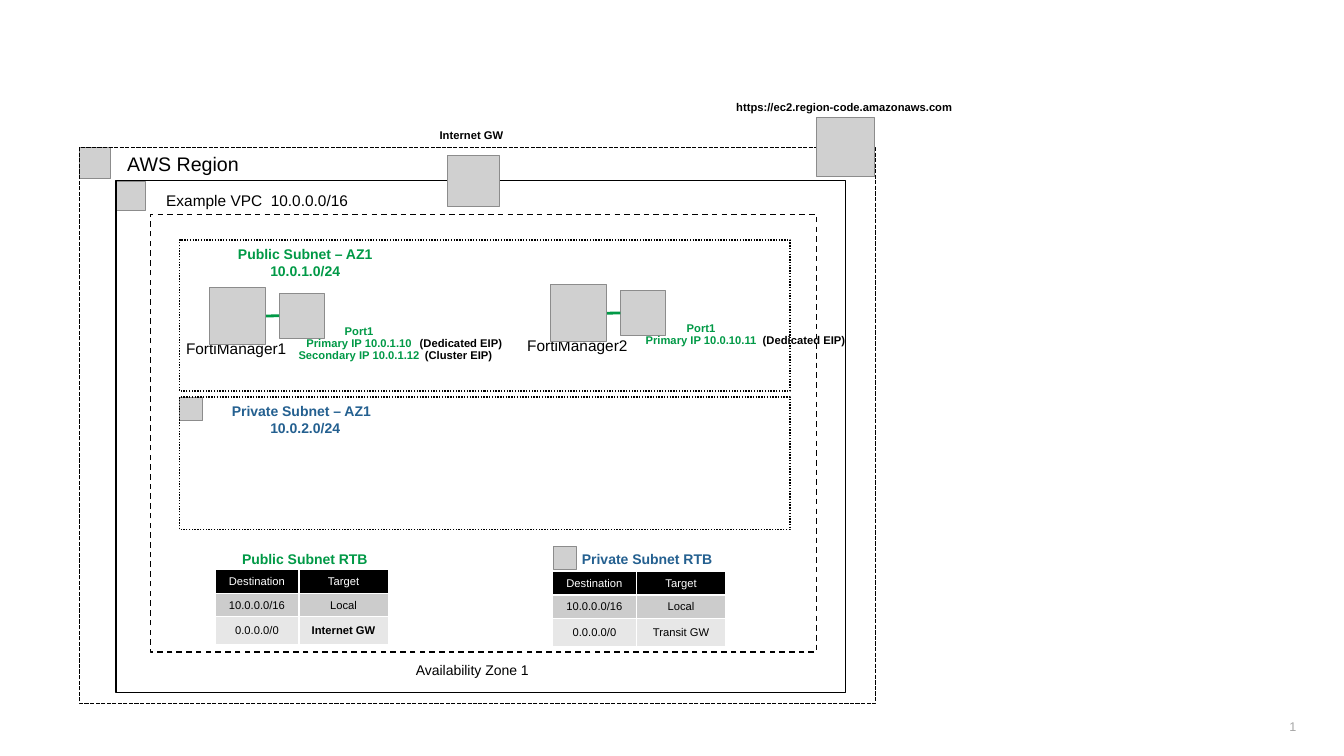
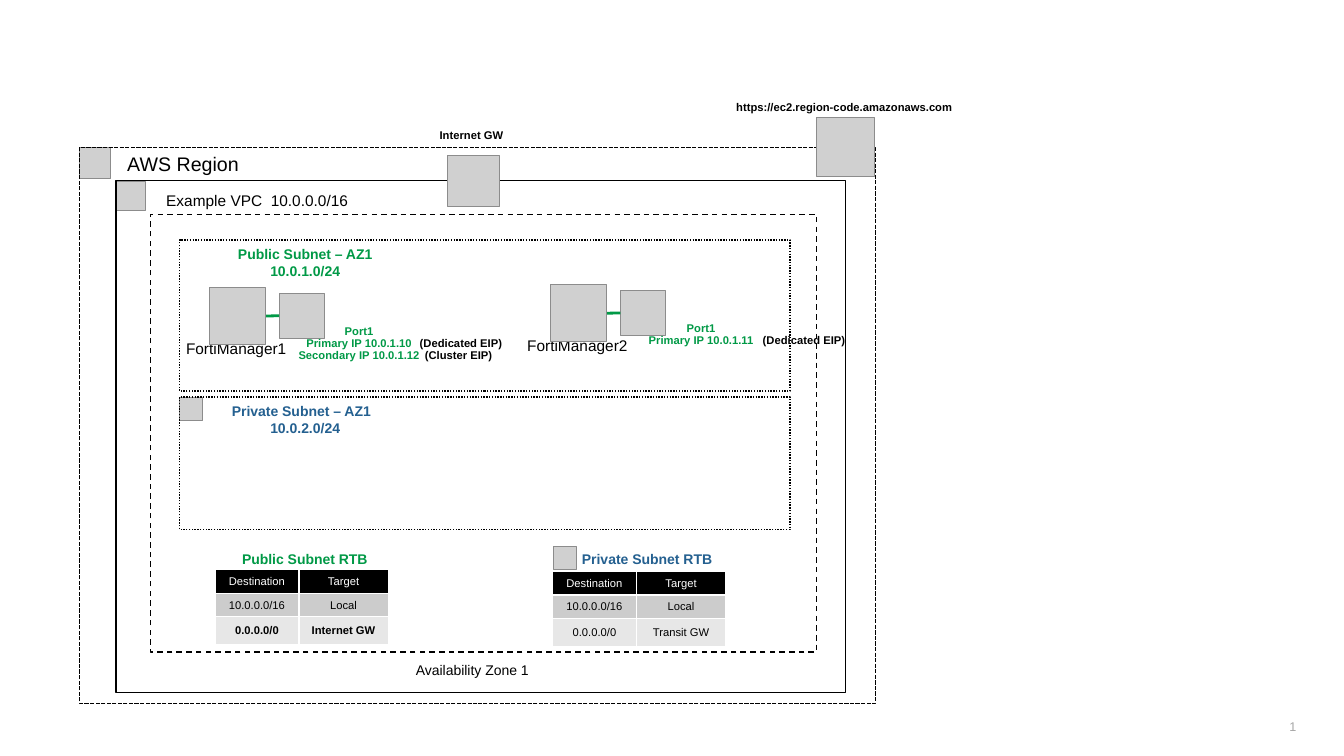
Before and after one commit to FortinetCloudCSE/fortimanager-aws-ha-singleaz-cloudformation, a slide deck: slide 1 of content/diagrams.pptx. Drawn at 1344x756 pixels with LibreOffice and Linux fonts; fonts in the diff are those of the drawing; grey boxes stand for pictures; background and template pictures are left out. Boxes give left, top, right and bottom in pixels: in the first picture for what was removed or moved away, otherwise in the second. Text is boxed around its words. In the diff, an @@ line names an element or a change of style, - is before the commit and + after.

```diff
--- a/content/diagrams.pptx
+++ b/content/diagrams.pptx
@@ text at <box>649,336,753,347</box>: text changed @@
-Primary IP 10.0.10.11
+Primary IP 10.0.1.11
@@ table at <box>215,570,388,644</box> @@
@@ bold on in "0.0.0.0/0" @@
```
Also in this commit, not shown: 1 other slide changed, 2 other files.
